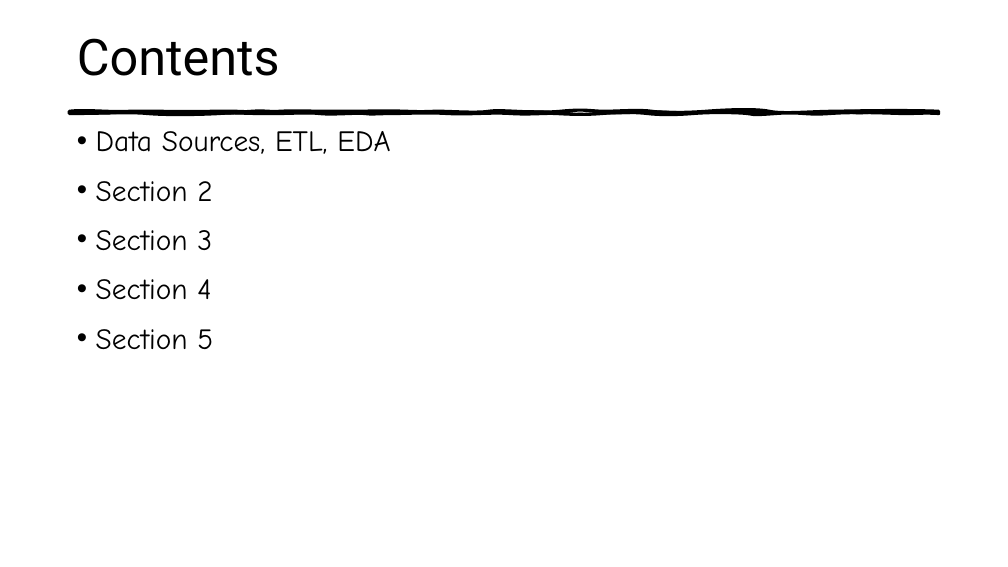
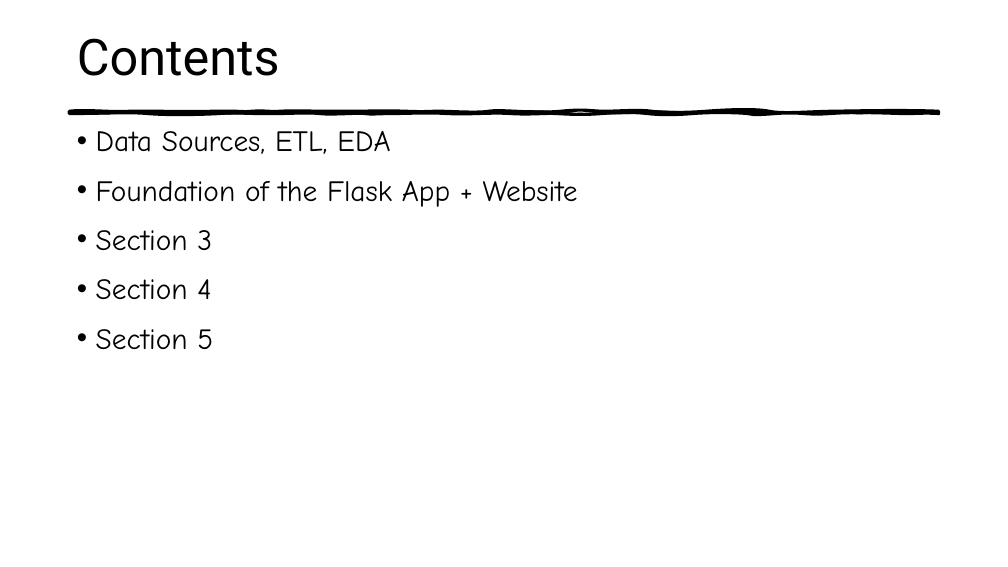
Before and after one commit to ski2488/Project.3, a slide deck: slide 2 of Rental Listings in US Major Metros.pptx. Drawn at 1008x567 pixels with LibreOffice and Linux fonts; fonts in the diff are those of the drawing. Boxes give left, top, right and bottom in pixels: in the first picture for what was removed or moved away, otherwise in the second. Text is boxed around its words. In the diff, an @@ line names an element or a change of style, - is before the commit and + after.

```diff
--- a/Rental Listings in US Major Metros.pptx
+++ b/Rental Listings in US Major Metros.pptx
@@ text at [96,181,578,207]: text changed @@
-• Section 2
+• Foundation of the Flask App + Website
```
Also in this commit, not shown: 4 slides added, 4 other files.
